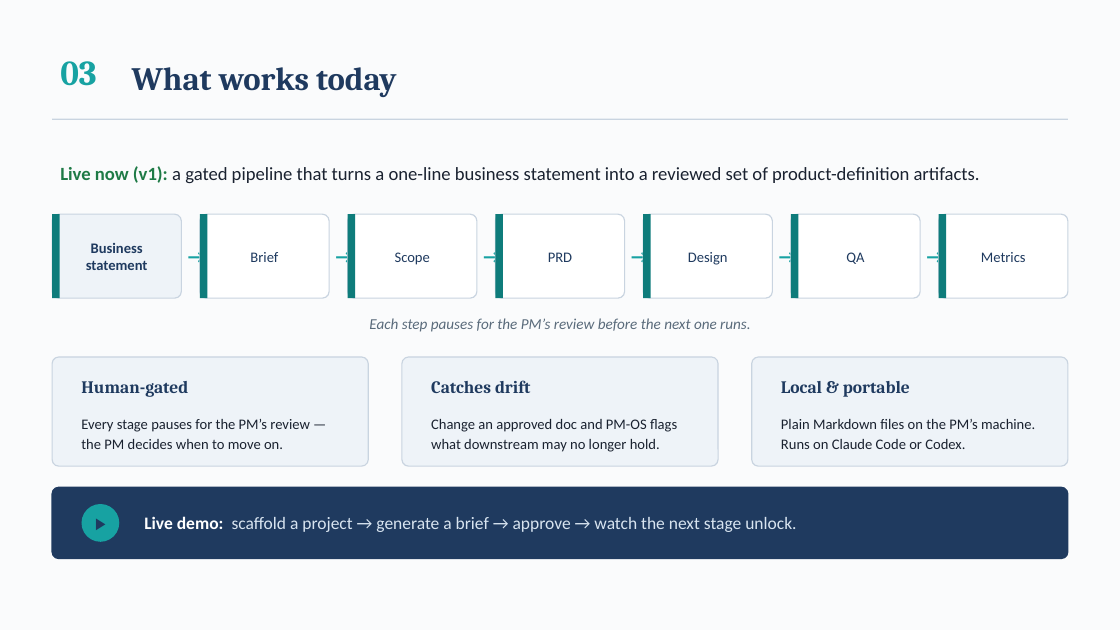
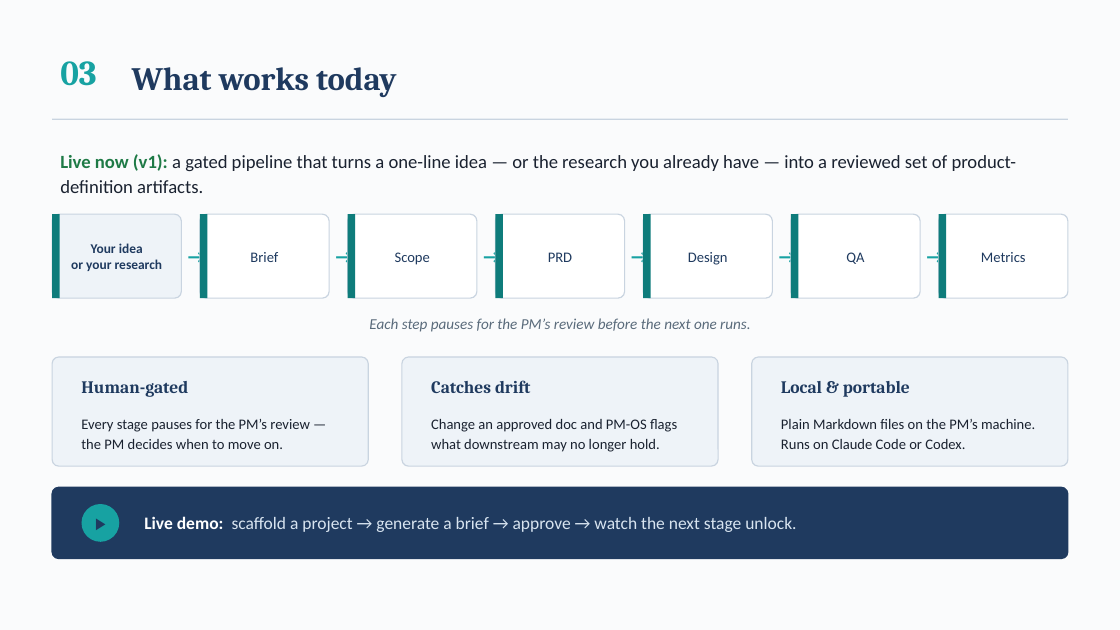
Before and after one commit to pingmepi/pm-os, a slide deck: slide 4 of collateral/PM-OS-Business-Overview.pptx. Drawn at 1120x630 pixels with LibreOffice and Linux fonts; fonts in the diff are those of the drawing. Boxes give left, top, right and bottom in pixels: in the first picture for what was removed or moved away, otherwise in the second. Text is boxed around its words. In the diff, an @@ line names an element or a change of style, - is before the commit and + after.

```diff
--- a/collateral/PM-OS-Business-Overview.pptx
+++ b/collateral/PM-OS-Business-Overview.pptx
@@ text at [60,154,1017,193]: text changed @@
-Live now (v1): a gated pipeline that turns a one-line business statement into a reviewed set of product-definition artifacts.
+Live now (v1): a gated pipeline that turns a one-line idea — or the research you already have — into a reviewed set of product-definition artifacts.
@@ text at [71,243,163,271]: text changed; size 12.5 to 11.5 pt @@
-Business
-statement
+Your idea
+or your research
```
Also in this commit, not shown: 2 other slides changed, 4 slides added, 3 other files.
